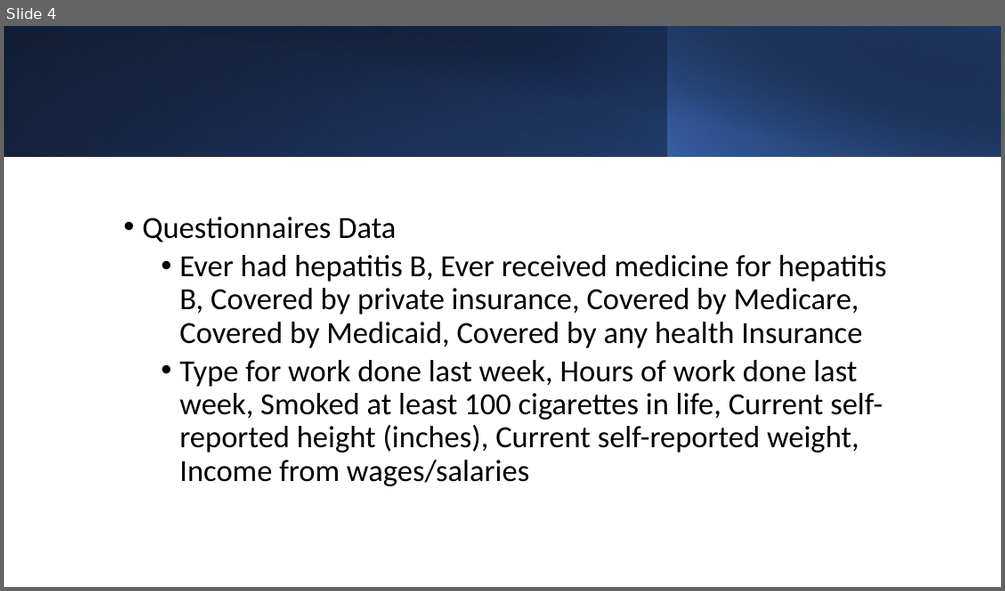
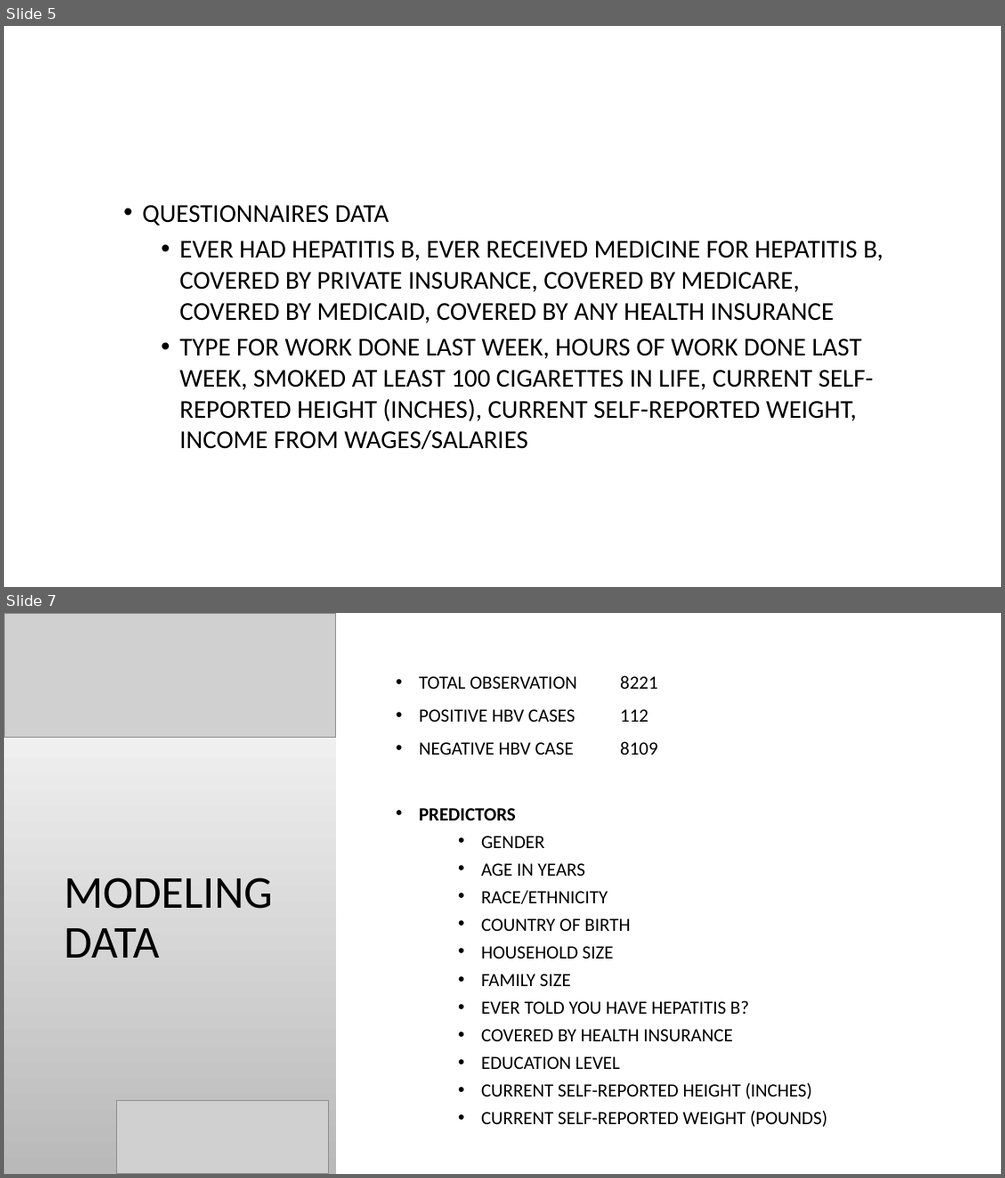
Before and after one commit to johnnie19/NHANES-HBV-Prediction-Analysis, a slide deck: Predictive Model for Chronic Hepatitis B Infection DataDivers.pptx. Shown one above the other, each under a label of ours: slide 4 before the commit, slides 5 and 7 after it; the slides between them are not shown. The pictures are 1005x591 and 1005x1178 pixels, drawn with LibreOffice and Linux fonts; fonts in the diff are those of the drawing; grey boxes stand for pictures; background and template pictures are left out. Boxes give left, top, right and bottom in pixels: in the first picture for what was removed or moved away, otherwise in the second. Text is boxed around its words. In the diff, an @@ line names an element or a change of style, - is before the commit and + after.

```diff
--- a/Predictive Model for Chronic Hepatitis B Infection DataDivers.pptx
+++ b/Predictive Model for Chronic Hepatitis B Infection DataDivers.pptx
@@ slide 7 added at (4, 613, 1001, 1174), background picture (left out) @@
@@ rectangle added at (4, 613, 336, 1174), fill gradient #FFFFFF to #B9B9B9 @@
@@ picture added at (4, 613, 336, 737) @@
@@ rectangle added at (336, 613, 1001, 1174), fill #FFFFFF @@
@@ text added at (419, 675, 827, 1127), 18 pt, text #000000 @@
+• TOTAL OBSERVATION 8221
+• POSITIVE HBV CASES 112
+• NEGATIVE HBV CASE 8109
+• PREDICTORS
+    • GENDER
+    • AGE IN YEARS
+    • RACE/ETHNICITY
+    • COUNTRY OF BIRTH
+    • HOUSEHOLD SIZE
+    • FAMILY SIZE
+    • EVER TOLD YOU HAVE HEPATITIS B?
+    • COVERED BY HEALTH INSURANCE
+    • EDUCATION LEVEL
+    • CURRENT SELF-REPORTED HEIGHT (INCHES)
+    • CURRENT SELF-REPORTED WEIGHT (POUNDS)
@@ title added at (64, 877, 272, 957), 44 pt, text #000000 @@
+MODELING DATA
@@ picture added at (117, 1101, 329, 1174) @@
@@ what was slide 4 is now slide 5 @@
@@ slide 5 changed as well @@
@@ rectangle removed at (4, 26, 1001, 156) @@
@@ rectangle removed at (4, 26, 668, 156) @@
@@ rectangle removed at (41, 26, 1001, 157) @@
@@ rectangle removed at (667, 26, 1001, 156) @@
@@ text at (142, 205, 883, 450): text changed; size 29.6 to 24.8 pt @@
-• Questionnaires Data
-  • Ever had hepatitis B, Ever received medicine for hepatitis B, Covered by private insurance, Covered by Medicare, Covered by Medicaid, Covered by any health Insurance
-  • Type for work done last week, Hours of work done last week, Smoked at least 100 cigarettes in life, Current self-reported height (inches), Current self-reported weight, Income from wages/salaries
+• QUESTIONNAIRES DATA
+  • EVER HAD HEPATITIS B, EVER RECEIVED MEDICINE FOR HEPATITIS B, COVERED BY PRIVATE INSURANCE, COVERED BY MEDICARE, COVERED BY MEDICAID, COVERED BY ANY HEALTH INSURANCE
+  • TYPE FOR WORK DONE LAST WEEK, HOURS OF WORK DONE LAST WEEK, SMOKED AT LEAST 100 CIGARETTES IN LIFE, CURRENT SELF-REPORTED HEIGHT (INCHES), CURRENT SELF-REPORTED WEIGHT, INCOME FROM WAGES/SALARIES
```
Also in this commit, not shown: 5 other slides changed, 11 other slides added, 8 slides removed.
